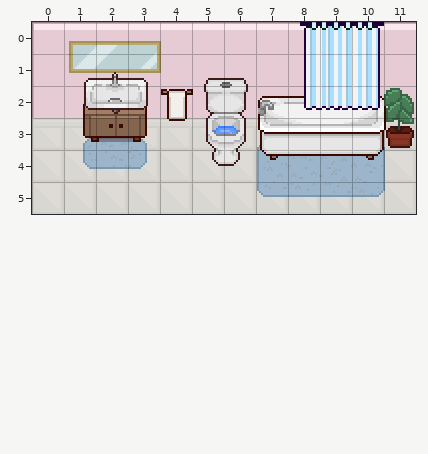
Tiled map -- public/assets/tiled/maps/baño/Baño.tmx. Above, as it was before the edit.
Cells are 16x16 px. Shown: x 0..11, y 0..5. Layer "Decoraciones" is drawn 0,-6 px off the grid.
Now the later version:
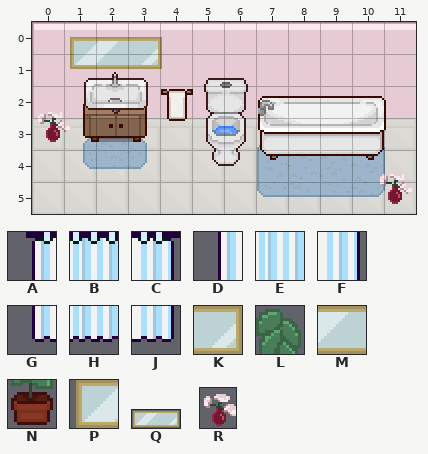
Key: from "BañoTextiles": A 140, B 141, C 142, D 159, E 160, F 161, G 178, H 179, J 180; from "Decoraciones": K 58 turned 90, L 61, M 70 turned 90, N 73, P 82 turned 90; from "espejo": Q 0; from "floresObj": R 0.
_ is an empty cell, . an unchanged one.
Objects are placed by their top-left corner, in cells (3,4 is the top-left corner of cell 3,4); size is 1x1 cell unless given.
From old to new:
--- layer "Decoraciones"
@@ x 1..3 @@
-1 PMK
+1 ___
--- layer "Muebles"
+Q at 1.1,0.4 size 3x1.1
+R at 0,2.6 size 1.1x1.2
+R at 10.8,4.5 size 1.1x1.2
--- layer "Decoracion2" (removed)
@@ x 8..11 @@
-0 ABC.
-1 DEF.
-2 GHJL
-3 ...N
+0 ___.
+1 ___.
+2 ____
+3 ..._
